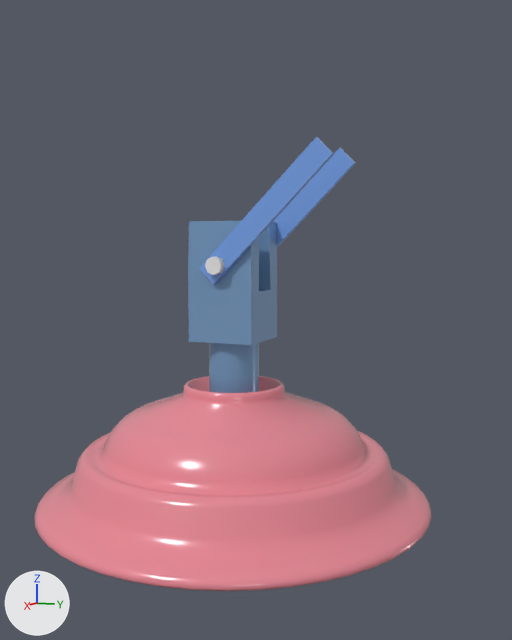
A saved change to the Blender file Lamp/lamp_v005.blend.
Both versions are drawn from a 50 mm camera at (5.93, 2.74, 2.37) aimed at (0.14, 0.28, 1.74). Every picture has the same lights, and +X, +Y and +Z are marked at lower left.

Script lines for the objects in view, before the commit:
```python
ob_hands = bpy.data.objects.new('Hands', me_cube_001)
ob_hands.parent = ob_supportbase
ob_hands.location = (1.312, 2.364, 2.667)
ob_hands.rotation_euler = (0.0, 2.356, -1.571)  # degrees (0, 135, -90)
ob_lampbase = bpy.data.objects.new('LampBase', me_base)
ob_lampbase.location = (0.0, 0.0, 0.0)
ob_lampbase.scale = (0.9, 0.9, 1.05)
ob_stand = bpy.data.objects.new('Stand', me_base_001)
ob_stand.parent = ob_lampbase
ob_stand.location = (0.214, 6.567, 0.0)
ob_stand.scale = (0.9, 0.9, 1.05)
ob_support_pipe = bpy.data.objects.new('Support Pipe', me_cylinder)
ob_support_pipe.parent = ob_supportbase
ob_support_pipe.location = (0.0, 0.0, 2.229)
ob_support_pipe.rotation_euler = (0.0, 1.571, 0.0)  # degrees (0, 90, 0)
ob_supportbase = bpy.data.objects.new('SupportBase', me_cube_002)
ob_supportbase.location = (0.0, 0.0, 1.85)
ob_supportbase.rotation_euler = (0.0, 0.0, -1.571)  # degrees (0, 0, -90)
ob_supportbase.scale = (0.307, 0.307, 0.307)
```
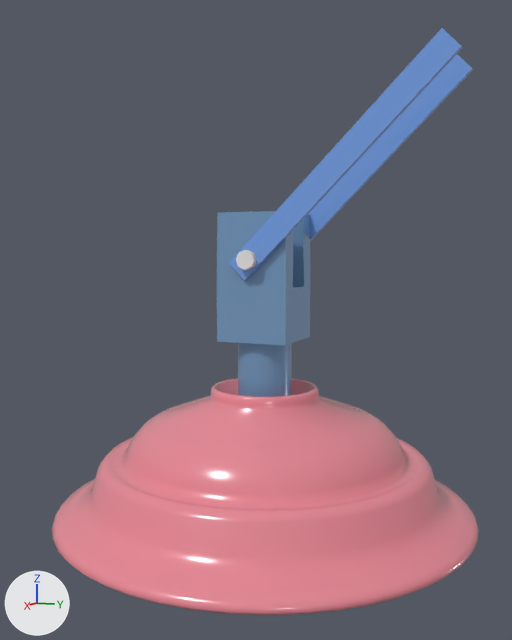
Location of each change, (x1, y1, x2, y2) in pixels of the pictures (512 x 640 px):
'LampBase', moved
    before: (34, 376, 431, 591)
    after: (52, 378, 479, 615)
'Hands', reshaped, moved, rescaled (55% wider, 71% taller)
    before: (199, 137, 356, 284)
    after: (229, 28, 473, 280)
'SupportBase', moved
    before: (188, 220, 277, 345)
    after: (217, 211, 310, 345)
'Stand', moved
    before: (209, 343, 259, 393)
    after: (238, 343, 291, 397)
'Support Pipe', moved
    before: (205, 256, 225, 275)
    after: (236, 250, 257, 270)

The edits, one by one:
me_cube_001 is used by ob_hands; parent ob_supportbase; location (1.312, 2.364, 2.667); rotation (0.0, 2.356, -1.571), in degrees (0, 135, -90).
me_cube_001 had 8 vertices, 6 faces and spanned x -0.32..0.32, y -0.09..0.09, z -2.46..2.46.
me_cube_001 now has 12 vertices, 10 faces and spans x -0.32..0.32, y -0.09..0.09, z -5.19..2.46.
Part 1, on me_cube_001:
4 vertices are removed from x -0.32..0.32, y -0.09..0.09, z -2.46.
5 faces are deleted.
8 vertices are added at x -0.32..0.32, y -0.09..0.09, z -5.19..1.56.
9 new faces join them.
In object 'Stand' (ob_stand), parent is no longer ob_lampbase.
In object 'Stand' (ob_stand), matrix_parent_inverse is no longer Matrix(((1.111, 0.0, 0.0, -0.238), (0.0, 1.111, 0.0, -7.297), (0.0, 0.0, 0.952, 0.0), (0.0, 0.0, 0.0, 1.0))).
Object 'Stand' (ob_stand) moves from (0.214, 6.567, 0.0) to (0.289, 0.426, 0.0566).
Object 'LampBase' (ob_lampbase) moves from (0.0, 0.0, 0.0) to (0.29, 0.43, 0.06).
Object 'SupportBase' (ob_supportbase) moves from (0.0, 0.0, 1.85) to (0.29, 0.43, 1.9).
In object 'Hands' (ob_hands), parent is no longer ob_supportbase.
In object 'Hands' (ob_hands), matrix_parent_inverse is no longer Matrix(((0.0, -1.0, 0.0, 0.949), (1.0, 0.0, 0.0, -0.223), (0.0, 0.0, 1.0, 0.0), (0.0, 0.0, 0.0, 1.0))).
Object 'Hands' (ob_hands) moves from (1.312, 2.364, 2.667) to (0.623, 0.861, 2.725).
Object 'Hands' (ob_hands) is rescaled from (1.0, 1.0, 1.0) to (0.307, 0.307, 0.307).
Object 'Support Pipe' (ob_support_pipe) moves from (0.0, 0.0, 2.229) to (0.289, 0.426, 2.286).
